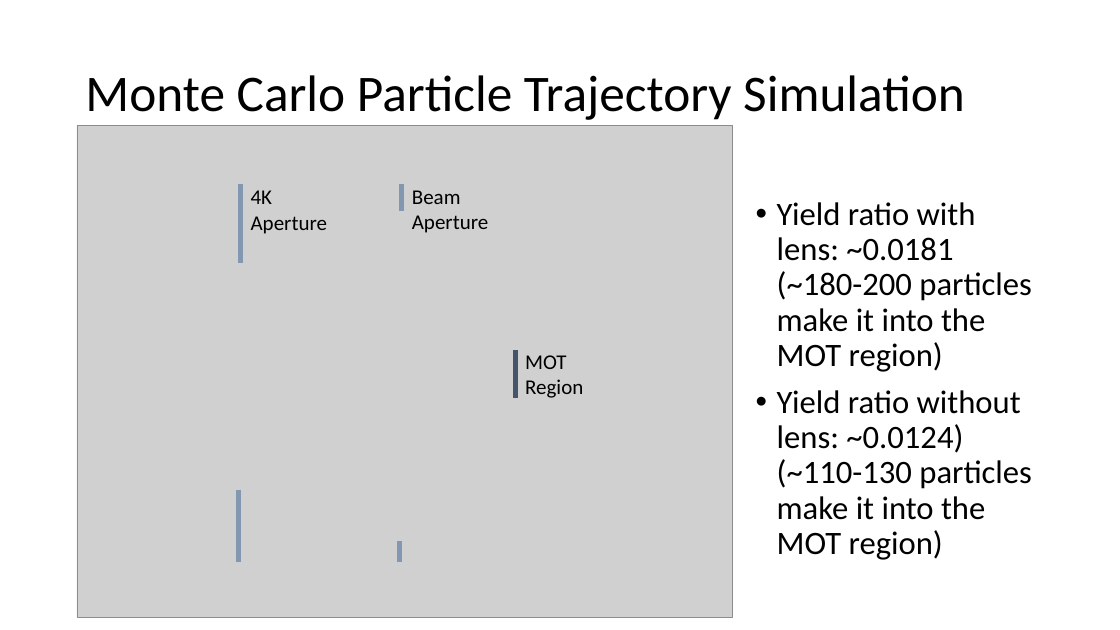
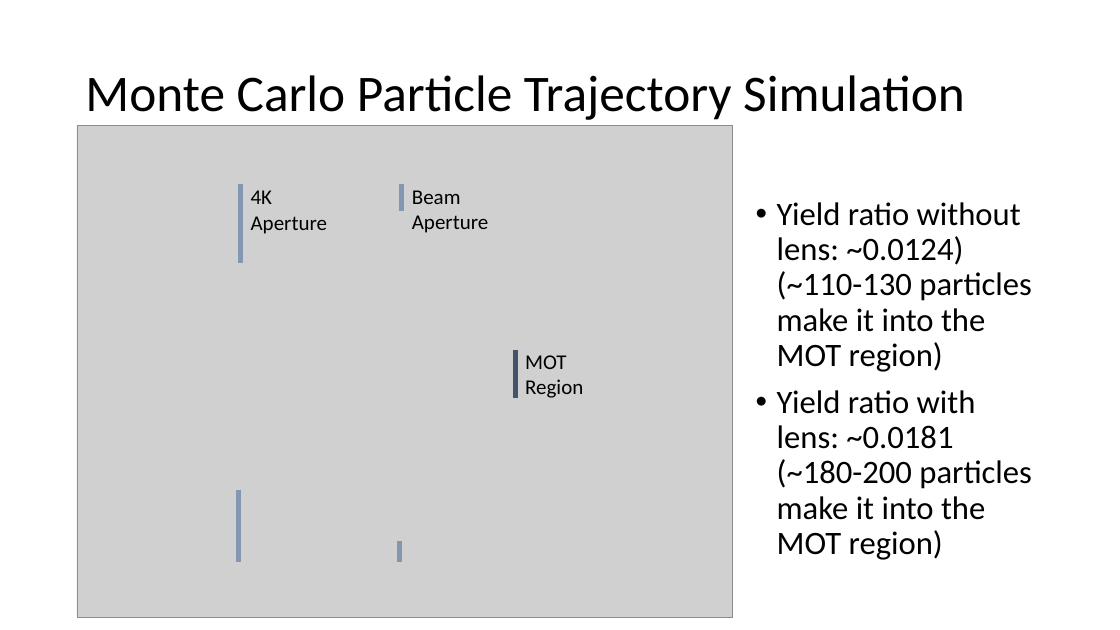
Before and after one commit to Andrew-wi/magnetic_lens, a slide deck: slide 10 of magnetic_lens_monte_carlo/magnetic_lens_jun_18.pptx. Drawn at 1120x630 pixels with LibreOffice and Linux fonts; fonts in the diff are those of the drawing; grey boxes stand for pictures. Boxes give left, top, right and bottom in pixels: in the first picture for what was removed or moved away, otherwise in the second. Text is boxed around its words. In the diff, an @@ line names an element or a change of style, - is before the commit and + after.

```diff
--- a/magnetic_lens_monte_carlo/magnetic_lens_jun_18.pptx
+++ b/magnetic_lens_monte_carlo/magnetic_lens_jun_18.pptx
@@ text at (777, 202, 1032, 372): paragraph added @@
+• Yield ratio without lens: ~0.0124) (~110-130 particles make it into the MOT region)
@@ text at (777, 390, 1032, 560): paragraph removed @@
-• Yield ratio without lens: ~0.0124) (~110-130 particles make it into the MOT region)
```
Also in this commit, not shown: 1 other slide changed, 52 other files.
